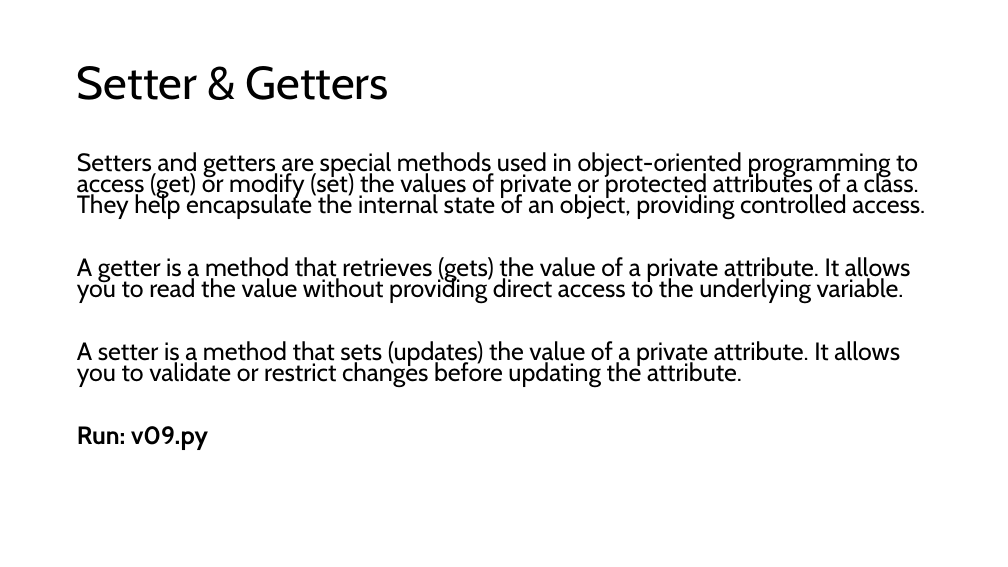
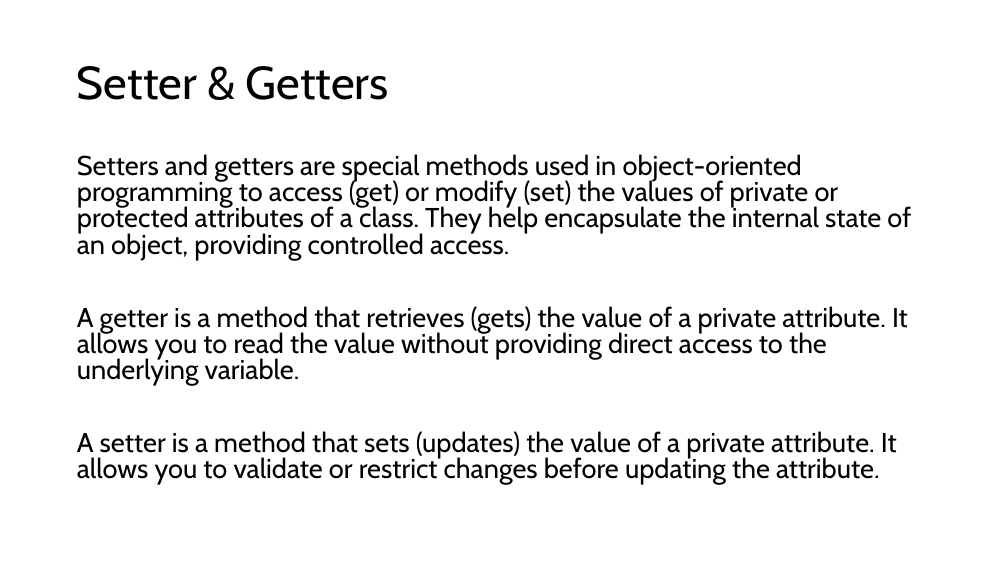
Before and after one commit to TempeHS/MicroPython_OOP_Pi_Pico_Mini_Project_Source, a slide deck: slide 14 of tutorials/presentations/Lecture2.pptx (slide 6 before the commit). Drawn at 1008x567 pixels with LibreOffice and Linux fonts; fonts in the diff are those of the drawing. Boxes give left, top, right and bottom in pixels: in the first picture for what was removed or moved away, otherwise in the second. Text is boxed around its words. In the diff, an @@ line names an element or a change of style, - is before the commit and + after.

```diff
--- a/tutorials/presentations/Lecture2.pptx
+++ b/tutorials/presentations/Lecture2.pptx
@@ text "Setters and getters are special ..." at (77, 154, 911, 485): size 23.8 to 25.9 pt; line spacing 0.7 to 0.8 @@
@@ text at (77, 426, 208, 449): paragraph removed @@
-Run: v09.py
```
Also in this commit, not shown: 4 other slides changed, 11 slides added, 14 other files.
